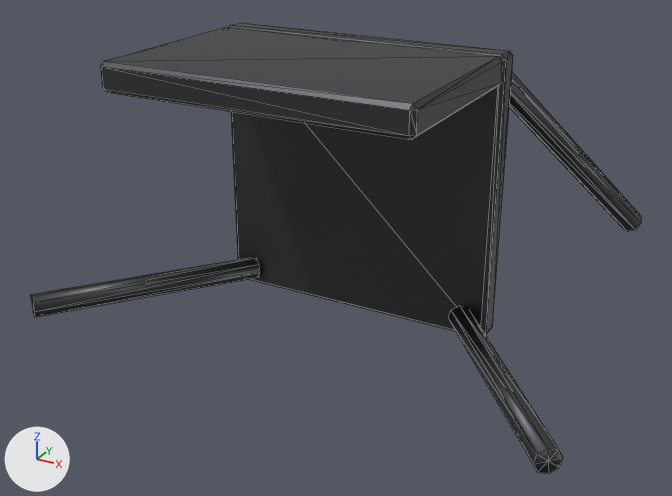
Before and after pictures for a commit that changed the glTF model assets/facility/modules/chair_tipped.glb.
Before and after are seen from a 50 mm lens placed at (0.61, -1.183, 0.677), pointed at (-0.01, -0.056, 0.114). Every picture has the same lights, and +X, +Y and +Z are marked at lower left. The older version comes first. Mesh edges are drawn as thin lines. Vertices at exactly the same position are counted once.

The first picture shows 'chair_tipped'.
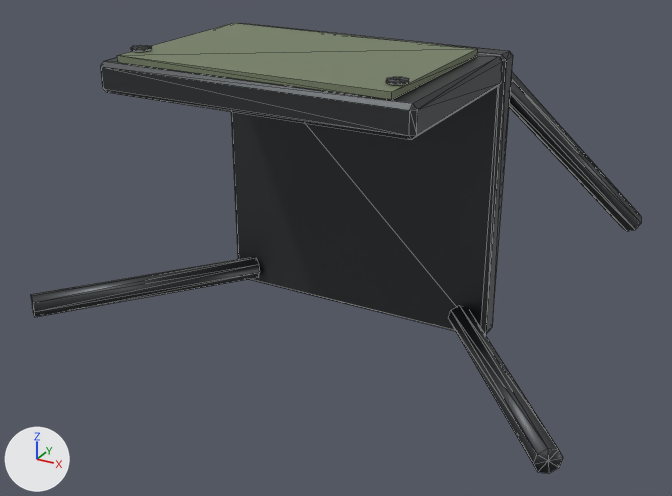
The newer file is also rescaled (x1.28) as a whole; pictures and numbers use the older file's frame.

Location of each change, (x1, y1, x2, y2) in pixels of the pictures (672 x 496 px):
part 1 of me_chair_tipped, added
    after: (117, 23, 478, 100)
part 2 of me_chair_tipped, added
    after: (131, 45, 152, 52)
part 3 of me_chair_tipped, added
    after: (386, 77, 409, 85)

The edits, one by one:
Material 'steel_ceiling' (mat_steel_ceiling) is new.
Its base color is (0.11, 0.115, 0.12) (dark grey #5d5f61).
Its metallic is 0.6.
Its roughness is 0.65.
Material 'paint_crate' (mat_paint_crate) is new.
Its base color is (0.2, 0.24, 0.15) (greyish green #7c866c).
Its metallic is 0.2.
Its roughness is 0.7.
me_chair_tipped is used by ob_chair_tipped; location (0.0, 0.0, 0.0).
me_chair_tipped had 120 vertices, 216 faces and spanned x -0.414..0.414, y -0.311..0.313, z 0.0..0.42.
me_chair_tipped now has 164 vertices, 292 faces and spans x -0.414..0.414, y -0.311..0.313, z 0.0..0.435.
me_chair_tipped part 1: a new loose piece, a box spanning x -0.19..0.19, y -0.295..-0.04, z 0.421..0.43, in mat_paint_crate (greyish green #7c866c).
me_chair_tipped part 2: a new loose piece, an 8-sided cylinder along z spanning x -0.193..-0.167, y -0.273..-0.247, z 0.432..0.435, in mat_steel_ceiling (dark grey #5d5f61).
me_chair_tipped part 3: a new loose piece, an 8-sided cylinder along z spanning x 0.167..0.193, y -0.273..-0.247, z 0.432..0.435, in mat_steel_ceiling (dark grey #5d5f61).
me_chair_tipped gains material mat_paint_crate (greyish green #7c866c).
me_chair_tipped gains material mat_steel_ceiling (dark grey #5d5f61).
